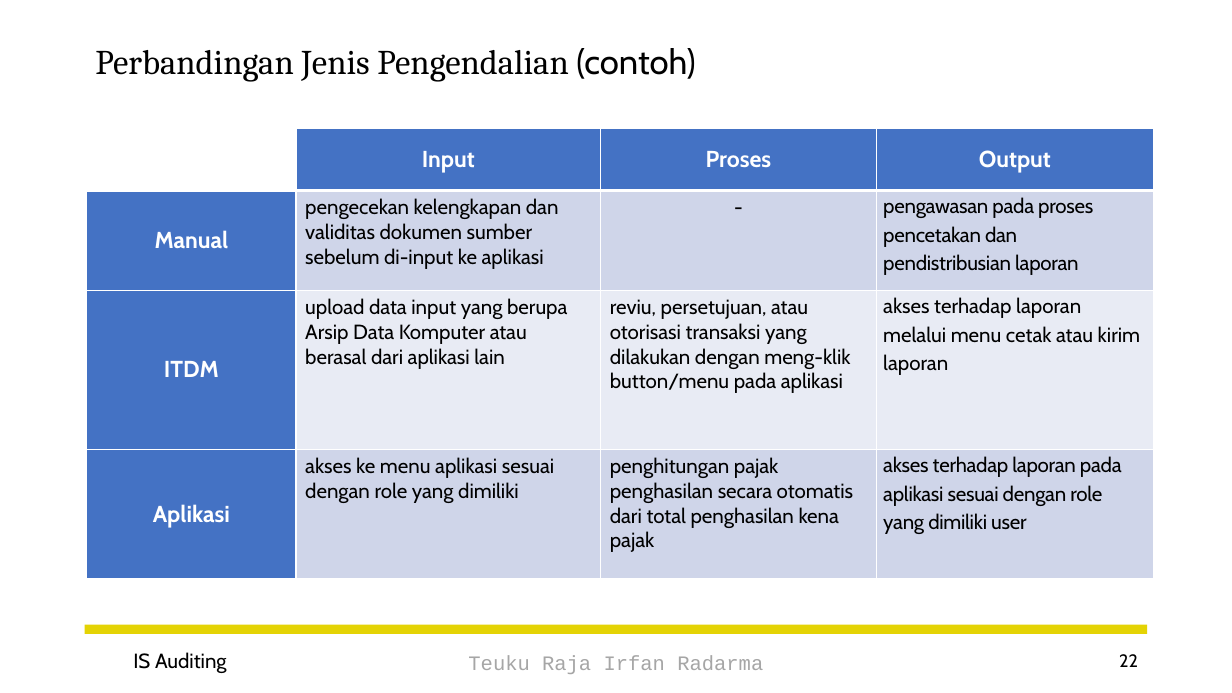
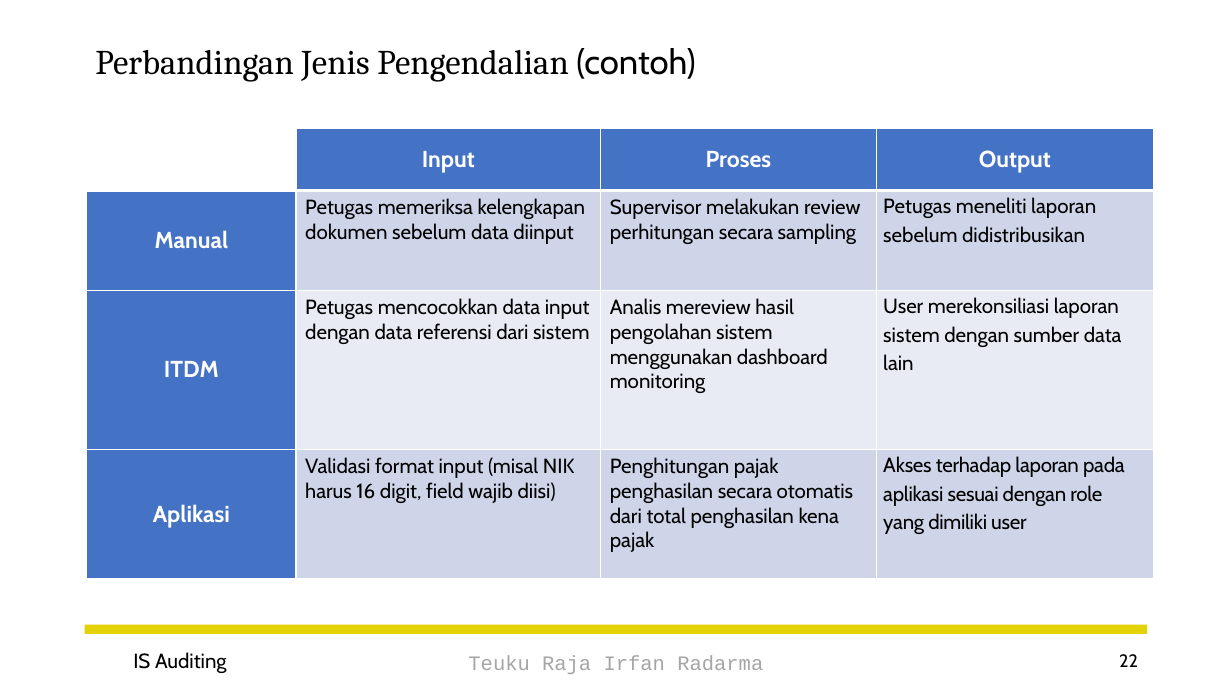
Before and after one commit to irfanradarma/Audit-SI, a slide deck: slide 22 of Slides/10 - Risiko dan Pengendalian.pptx. Drawn at 1232x693 pixels with LibreOffice and Linux fonts; fonts in the diff are those of the drawing; background and template pictures are left out. Boxes give left, top, right and bottom in pixels: in the first picture for what was removed or moved away, otherwise in the second. Text is boxed around its words. In the diff, an @@ line names an element or a change of style, - is before the commit and + after.

```diff
--- a/Slides/10 - Risiko dan Pengendalian.pptx
+++ b/Slides/10 - Risiko dan Pengendalian.pptx
@@ table at box(87, 129, 1153, 579) @@
-row 2: Manual | pengecekan kelengkapan dan validitas dokumen sumber sebelum di-input ke aplikasi | - | pengawasan pada proses pencetakan dan pendistribusian laporan
+row 2: Manual | Petugas memeriksa kelengkapan dokumen sebelum data diinput | Supervisor melakukan review perhitungan secara sampling | Petugas meneliti laporan sebelum didistribusikan
-row 3: ITDM | upload data input yang berupa Arsip Data Komputer atau berasal dari aplikasi lain | reviu, persetujuan, atau otorisasi transaksi yang dilakukan dengan meng-klik button/menu pada aplikasi | akses terhadap laporan melalui menu cetak atau kirim laporan
+row 3: ITDM | Petugas mencocokkan data input dengan data referensi dari sistem | Analis mereview hasil pengolahan sistem menggunakan dashboard monitoring | User merekonsiliasi laporan sistem dengan sumber data lain
-row 4: Aplikasi | akses ke menu aplikasi sesuai dengan role yang dimiliki | penghitungan pajak penghasilan secara otomatis dari total penghasilan kena pajak | akses terhadap laporan pada aplikasi sesuai dengan role yang dimiliki user
+row 4: Aplikasi | Validasi format input (misal NIK harus 16 digit, field wajib diisi) | Penghitungan pajak penghasilan secara otomatis dari total penghasilan kena pajak | Akses terhadap laporan pada aplikasi sesuai dengan role yang dimiliki user
```
Also in this commit, not shown: 1 other slide changed, 6 slides added, 1 slide removed, 4 other files.
